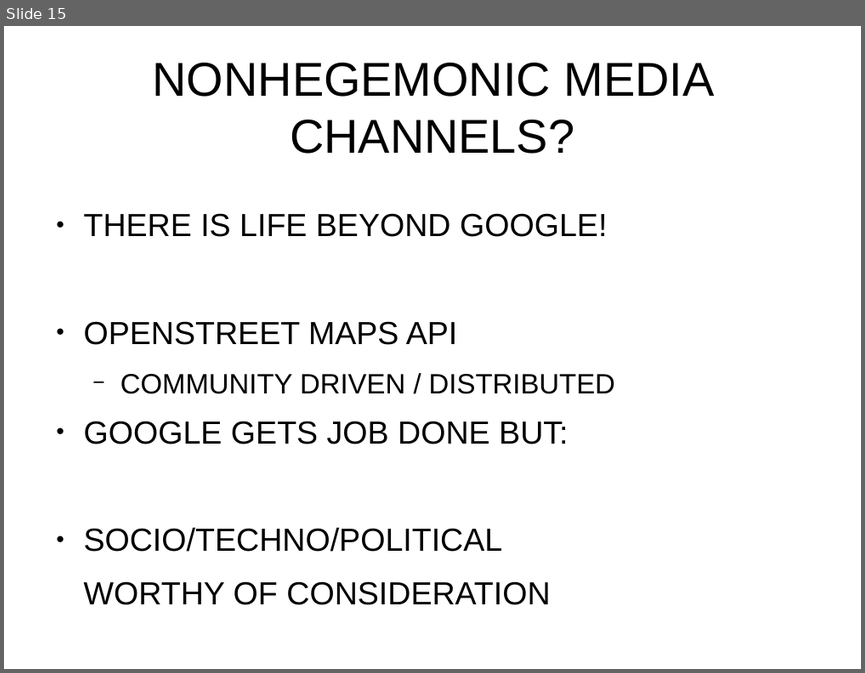
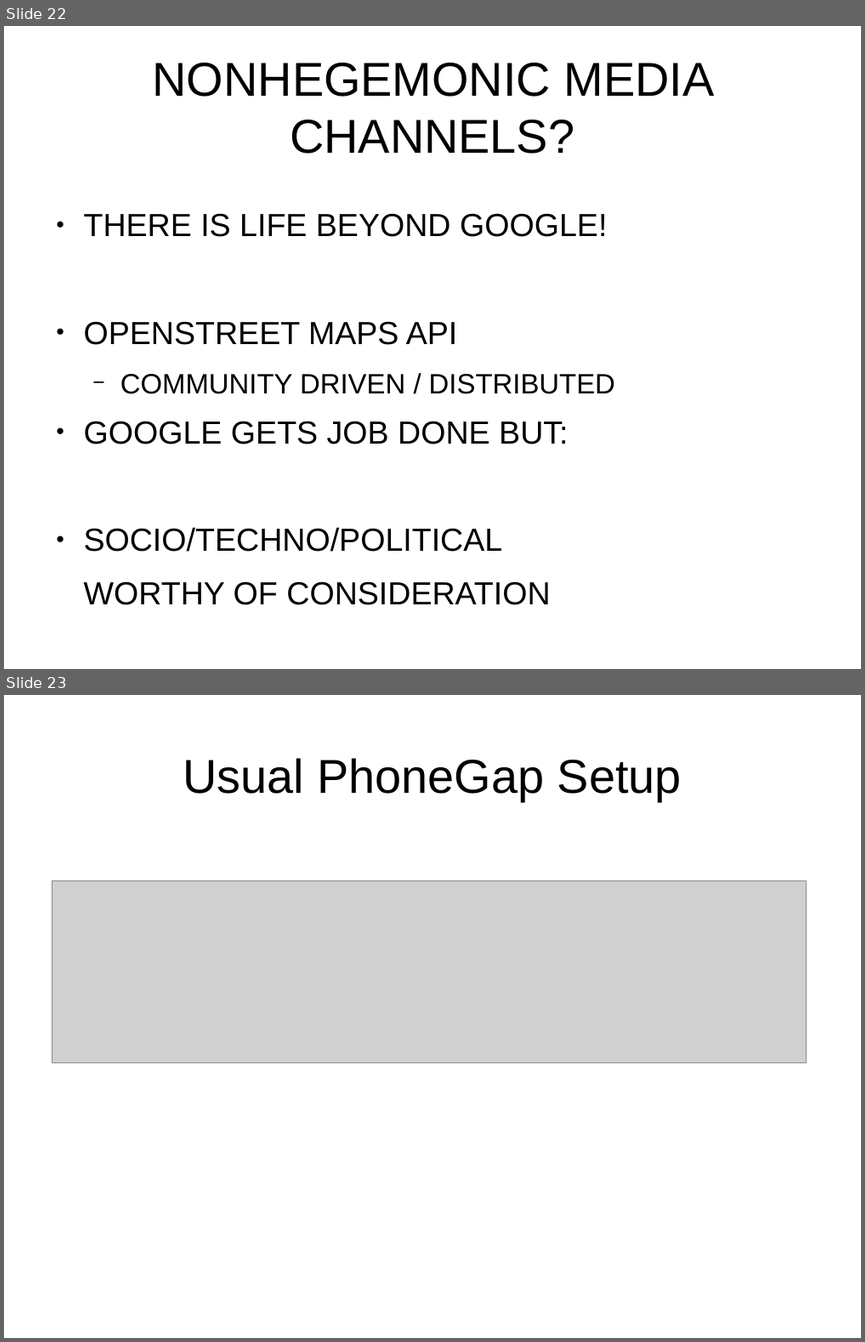
Before and after one commit to fpbu/mobappdev, a slide deck: phonegapbuild_workshop/phonegap_build_slides.odp. Shown one above the other, each under a label of ours: slide 15 before the commit, slides 22 and 23 after it. The pictures are 865x673 and 865x1342 pixels, drawn with LibreOffice and Linux fonts; fonts in the diff are those of the drawing; grey boxes stand for pictures. Boxes give left, top, right and bottom in pixels: in the first picture for what was removed or moved away, otherwise in the second. Text is boxed around its words. In the diff, an @@ line names an element or a change of style, - is before the commit and + after.

```diff
--- a/phonegapbuild_workshop/phonegap_build_slides.odp
+++ b/phonegapbuild_workshop/phonegap_build_slides.odp
@@ slide 23 added at [4,695,861,1338], background #FFFFFF @@
@@ title added at [182,758,681,801], 44 pt, text #000000 @@
+Usual PhoneGap Setup
@@ picture added at [52,881,806,1062] @@
@@ what was slide 15 is now slide 22 @@
```
Also in this commit, not shown: 2 slides changed, 20 other slides added, 4 slides removed, 1 other file.
